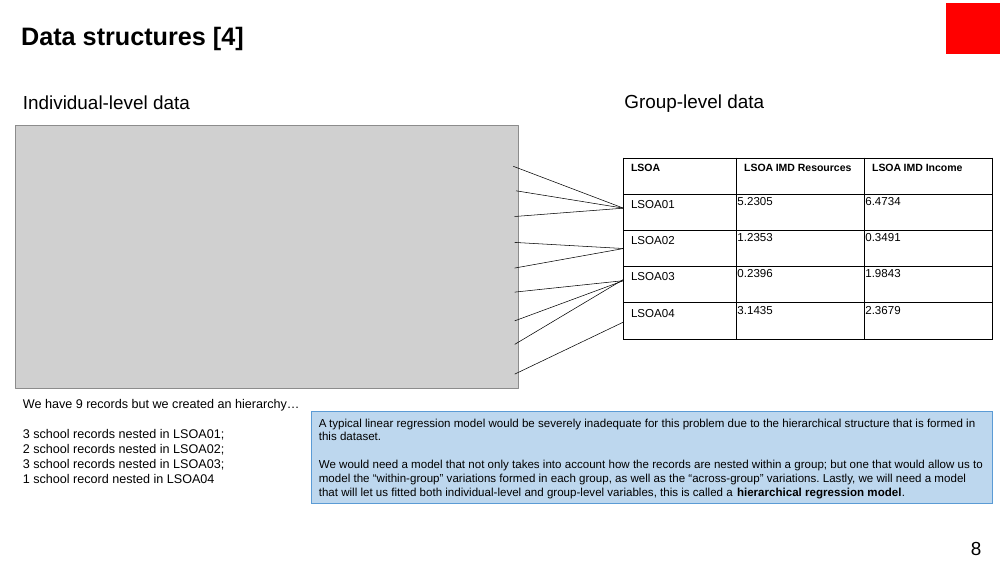
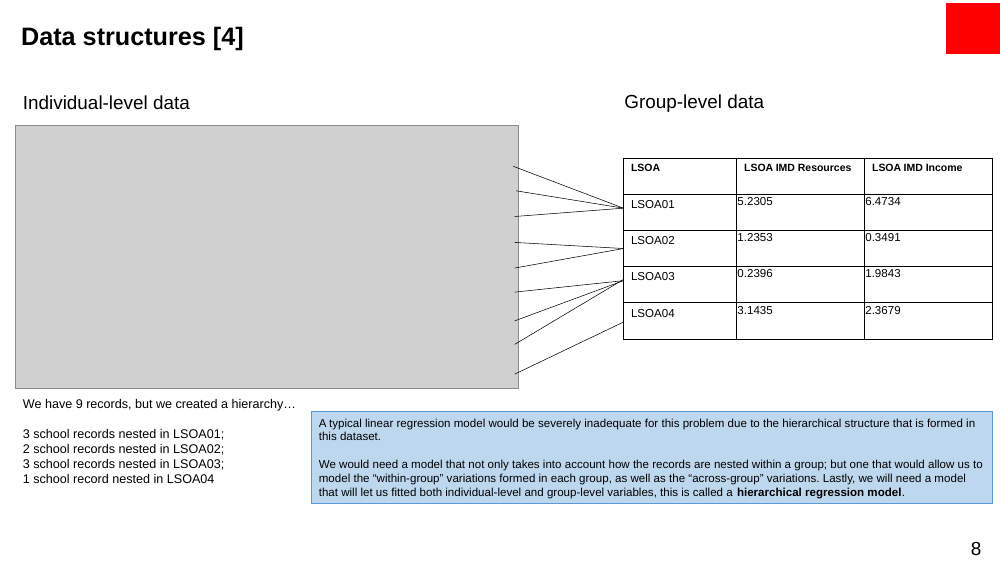
Before and after one commit to UCLPG-MSC-SGDS/GEOG0125, a slide deck: slide 8 of Lecture_notes_ppt/GEOG0125 Week 7 Lecture - Bayesian Hierarchical Models.pptx. Drawn at 1008x567 pixels with LibreOffice and Linux fonts; fonts in the diff are those of the drawing; grey boxes stand for pictures. Boxes give left, top, right and bottom in pixels: in the first picture for what was removed or moved away, otherwise in the second. Text is boxed around its words. In the diff, an @@ line names an element or a change of style, - is before the commit and + after.

```diff
--- a/Lecture_notes_ppt/GEOG0125 Week 7 Lecture - Bayesian Hierarchical Models.pptx
+++ b/Lecture_notes_ppt/GEOG0125 Week 7 Lecture - Bayesian Hierarchical Models.pptx
@@ text at (23, 399, 296, 411): text changed @@
-We have 9 records but we created an hierarchy…
+We have 9 records, but we created a hierarchy…
```
Also in this commit, not shown: 10 other slides changed, 5 slides added, 3 slides removed, 2 other files.
